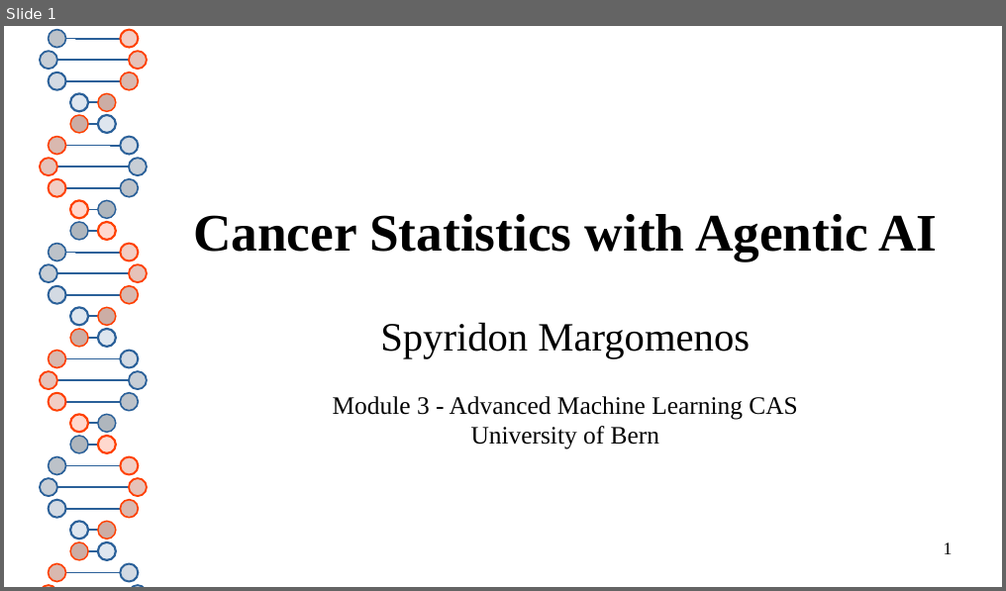
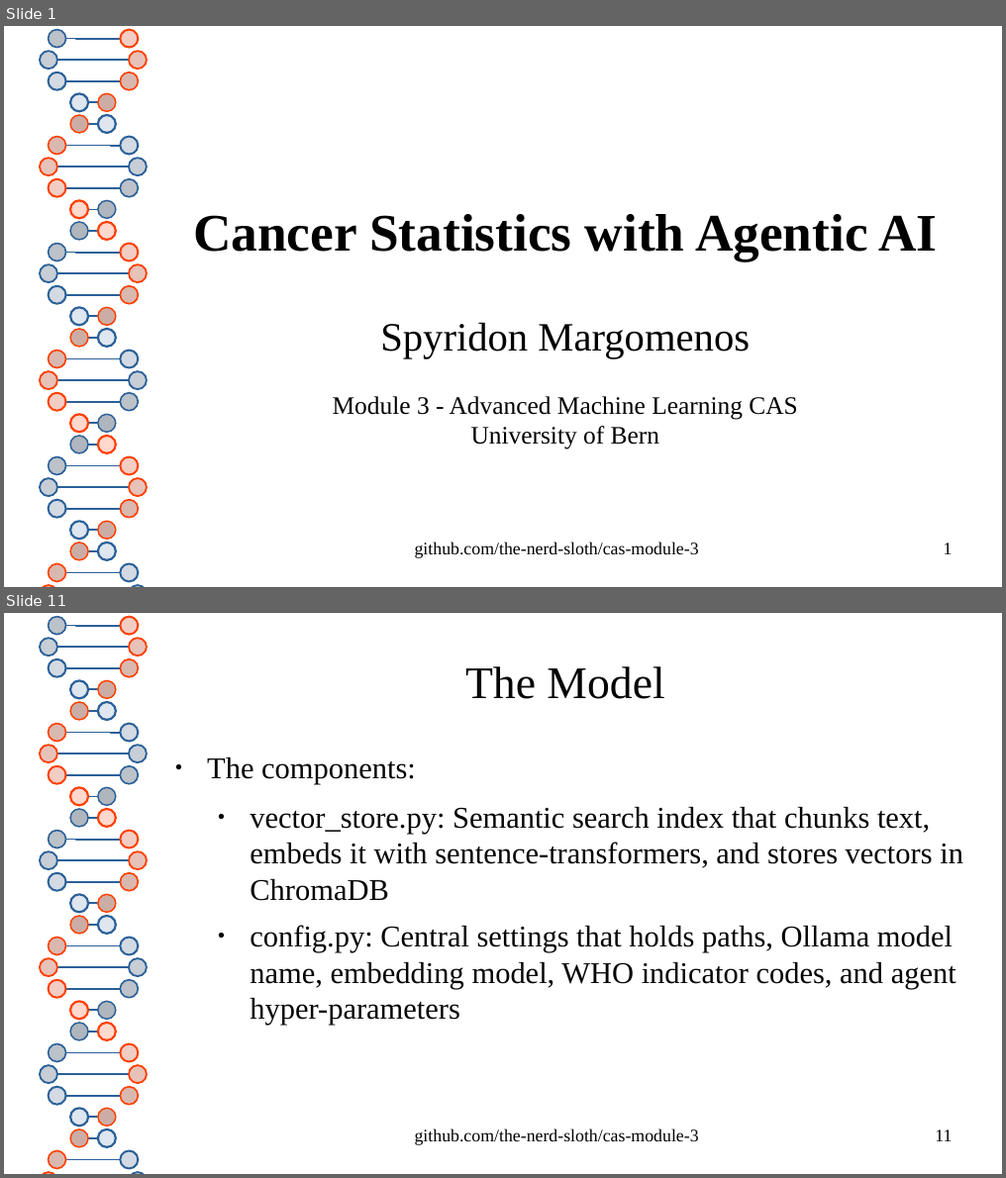
Before and after one commit to the-nerd-sloth/cas-module-3, a slide deck: presentation/agentic-cancer.odp. Shown one above the other, each under a label of ours: slide 1 before the commit, slides 1 and 11 after it; the slides between them are not shown. The pictures are 1006x591 and 1006x1178 pixels, drawn with LibreOffice and Linux fonts; fonts in the diff are those of the drawing. Boxes give left, top, right and bottom in pixels: in the first picture for what was removed or moved away, otherwise in the second. Text is boxed around its words. In the diff, an @@ line names an element or a change of style, - is before the commit and + after.

```diff
--- a/presentation/agentic-cancer.odp
+++ b/presentation/agentic-cancer.odp
@@ slide 11 added at [4, 613, 1002, 1174], background #FFFFFF; not listed: 80 template elements that a slide beside it also shows @@
@@ title added at [465, 666, 664, 699], 36 pt, text #050505 @@
+The Model
@@ text added at [207, 758, 963, 1026], 24 pt, text #050505 @@
+● The components:
+  ● vector_store.py: Semantic search index that chunks text, embeds it with sentence-transformers, and stores vectors in ChromaDB
+  ● config.py: Central settings that holds paths, Ollama model name, embedding model, WHO indicator codes, and agent hyper-parameters
@@ text added at [415, 1129, 699, 1146], 14 pt, text #000000 @@
+github.com/the-nerd-sloth/cas-module-3
@@ page number added at [935, 1130, 951, 1142], 14 pt, text #000000 @@
+11
@@ slide 1 changed as well @@
@@ text added at [415, 542, 699, 559], 14 pt, text #000000 @@
+github.com/the-nerd-sloth/cas-module-3
```
Also in this commit, not shown: 14 other slides added, 1 slide removed, 1 other file.
